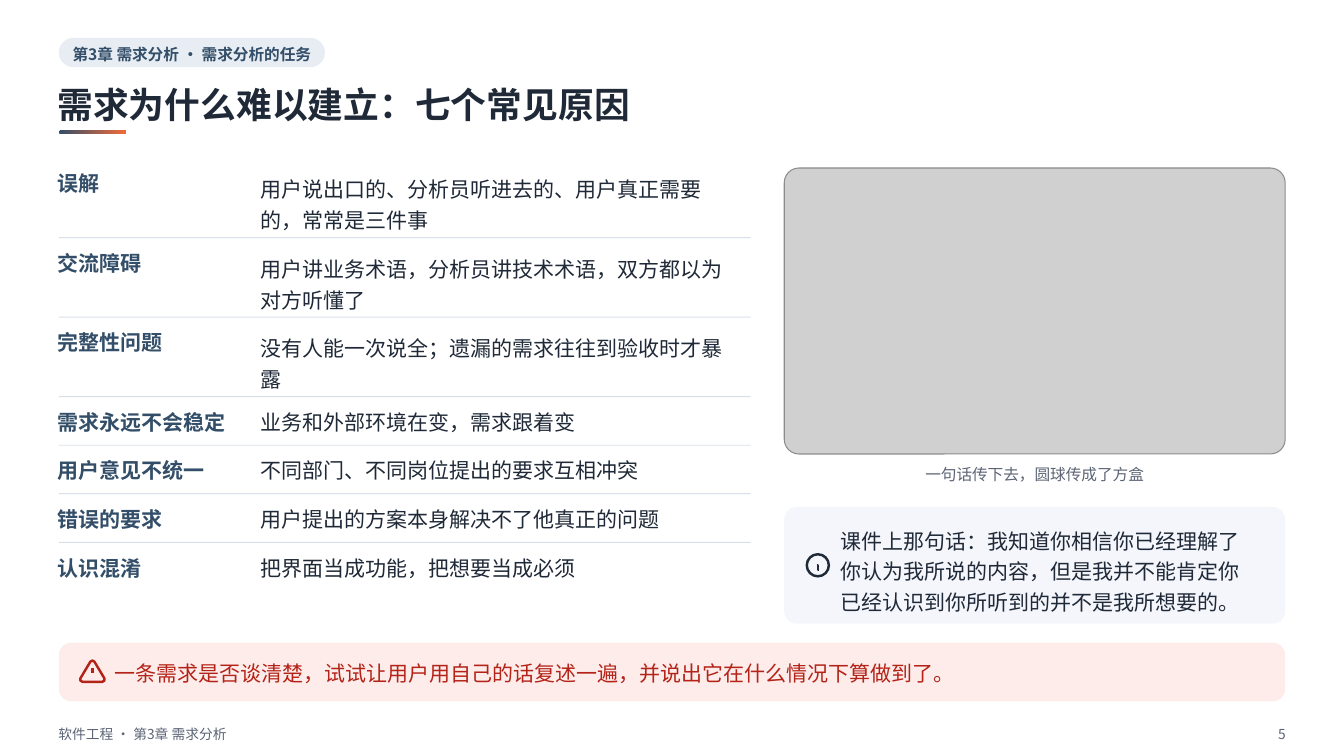
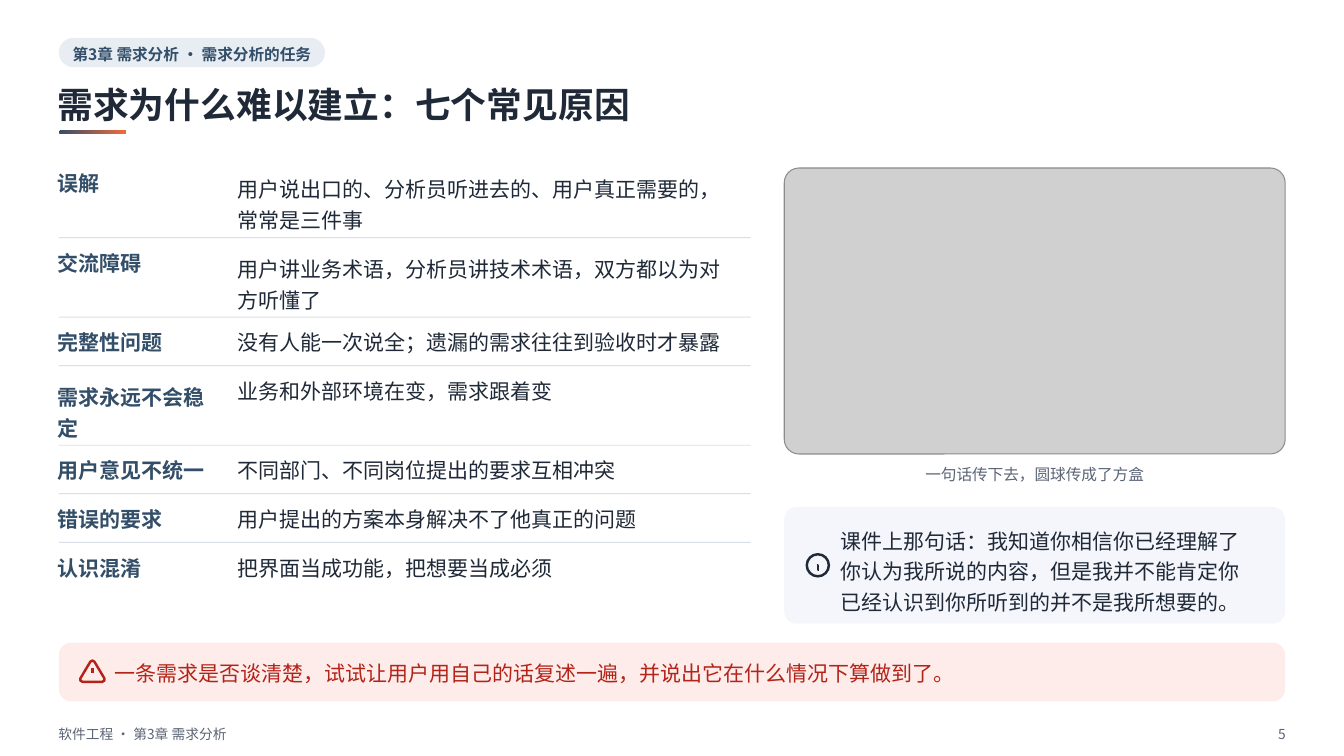
Before and after one commit to sweetcornna/JLU-remake, a slide deck: slide 5 of 大三上/软件工程/重制版PPT/第3章 需求分析（重制版）.pptx. Drawn at 1344x756 pixels with LibreOffice and Linux fonts; fonts in the diff are those of the drawing; grey boxes stand for pictures. Boxes give left, top, right and bottom in pixels: in the first picture for what was removed or moved away, otherwise in the second. Text is boxed around its words. In the diff, an @@ line names an element or a change of style, - is before the commit and + after.

```diff
--- a/大三上/软件工程/重制版PPT/第3章 需求分析（重制版）.pptx
+++ b/大三上/软件工程/重制版PPT/第3章 需求分析（重制版）.pptx
@@ text at (238, 179, 721, 230): spaces changed @@
-用户说出口的、分析员听进去的、用户真正需要
-的，常常是三件事
+用户说出口的、分析员听进去的、用户真正需要的，
+常常是三件事
@@ text at (238, 259, 721, 310): spaces changed @@
-用户讲业务术语，分析员讲技术术语，双方都以为
-对方听懂了
+用户讲业务术语，分析员讲技术术语，双方都以为对
+方听懂了
@@ text at (238, 332, 721, 353): text changed @@
-没有人能一次说全；遗漏的需求往往到验收时才暴
-露
+没有人能一次说全；遗漏的需求往往到验收时才暴露
@@ text at (58, 387, 205, 438): text changed @@
-需求永远不会稳定
+需求永远不会稳
+定
@@ rectangle: place and size @@
-rectangle at (58, 396, 750, 397)
+rectangle at (58, 365, 750, 366)
@@ text "业务和外部环境在变，需求跟着变": place and size @@
-text "业务和外部环境在变，需求跟着变" at (260, 412, 575, 432)
+text "业务和外部环境在变，需求跟着变" at (238, 381, 553, 401)
@@ 3 texts: place and size @@
-3 texts at (260, 460, 659, 578)
+3 texts at (238, 460, 637, 578)
```
Also in this commit, not shown: 25 other slides changed, 5 other files.
